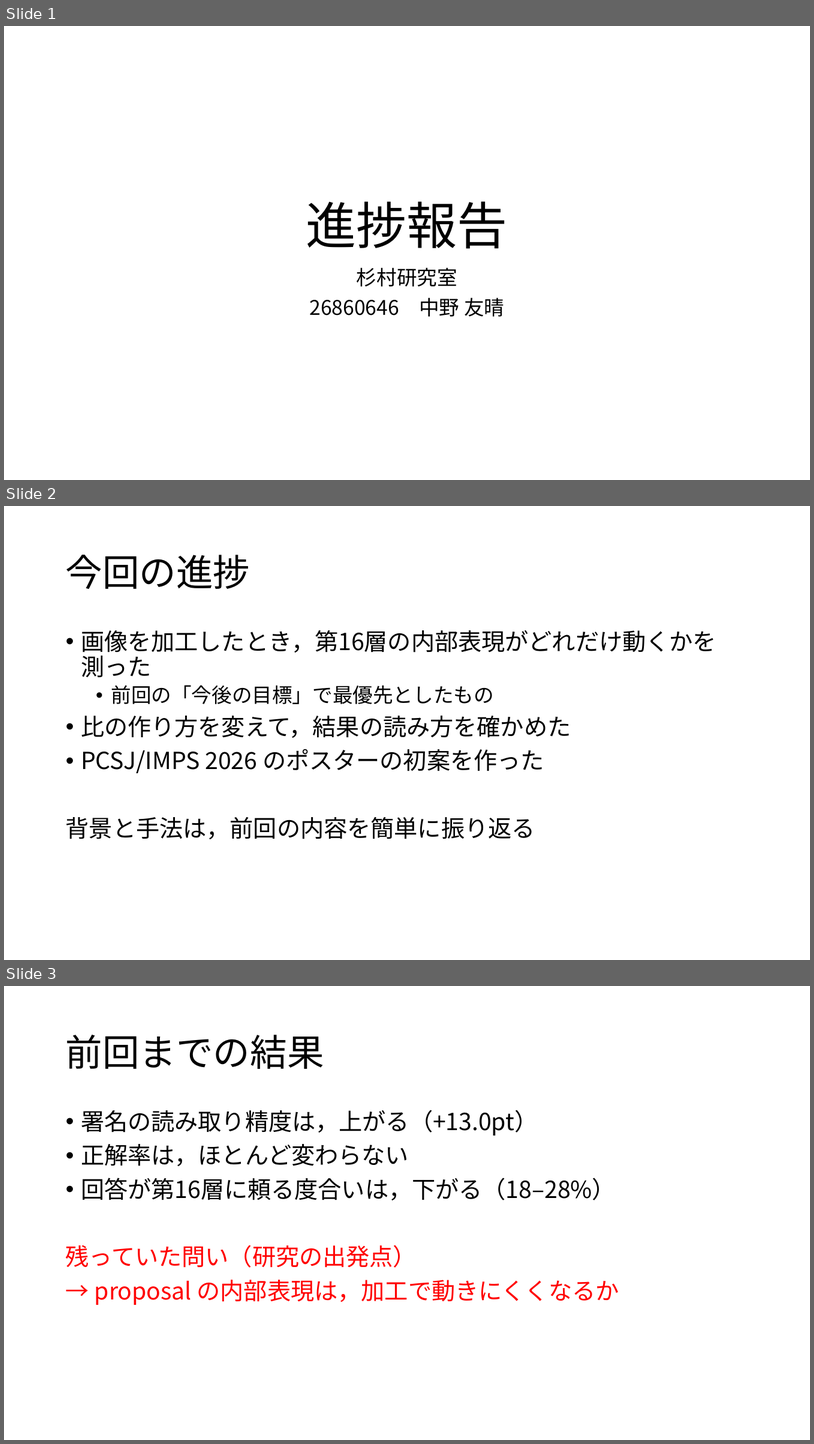
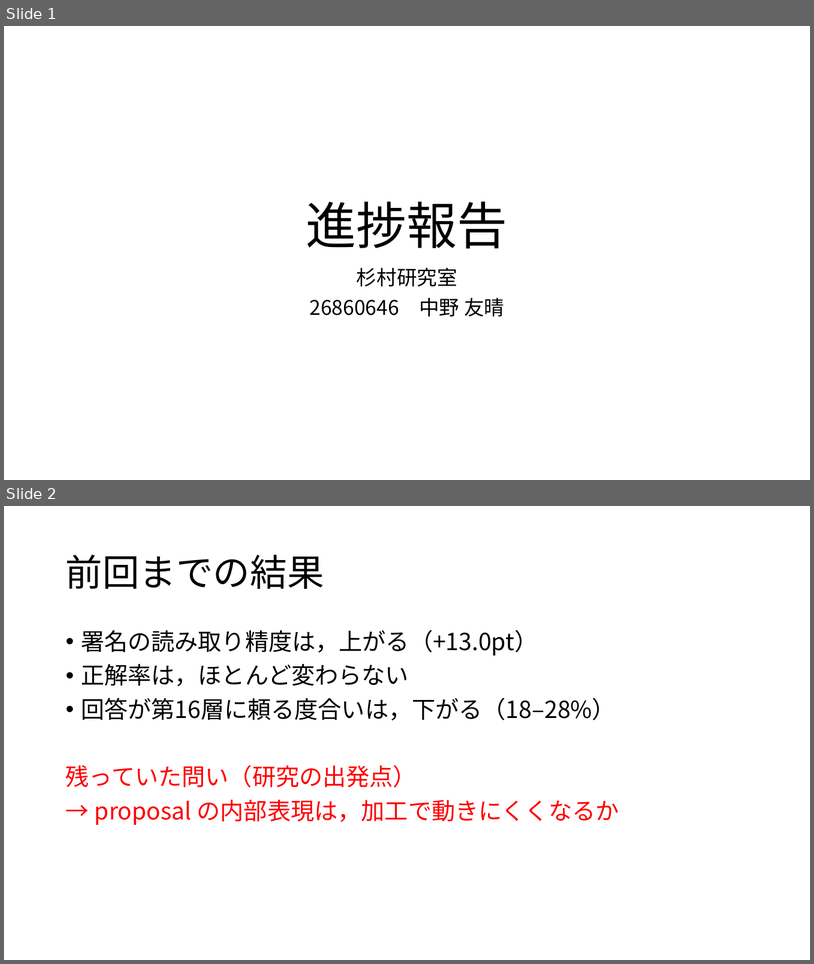
Before and after one commit to tomoking2004/cotar, a slide deck: presentations/20261030_進捗報告.pptx. Shown one above the other, each under a label of ours: slides 1, 2 and 3 before the commit, slides 1 and 2 after it. The pictures are 814x1444 and 814x964 pixels, drawn with LibreOffice and Linux fonts; fonts in the diff are those of the drawing. Boxes give left, top, right and bottom in pixels: in the first picture for what was removed or moved away, otherwise in the second. Text is boxed around its words. In the diff, an @@ line names an element or a change of style, - is before the commit and + after.

```diff
--- a/presentations/20261030_進捗報告.pptx
+++ b/presentations/20261030_進捗報告.pptx
@@ slide 2 removed at <box>4,506,810,960</box>, background #FFFFFF @@
@@ title removed at <box>65,555,250,589</box> @@
-今回の進捗
@@ text removed at <box>66,630,717,839</box> @@
-• 画像を加工したとき，第16層の内部表現がどれだけ動くかを測った
-  • 前回の「今後の目標」で最優先としたもの
-• 比の作り方を変えて，結果の読み方を確かめた
-• PCSJ/IMPS 2026 のポスターの初案を作った
-背景と手法は，前回の内容を簡単に振り返る
@@ what was slide 3 is now slide 2 @@
```
Also in this commit, not shown: 5 slides changed, 2 other slides removed.
